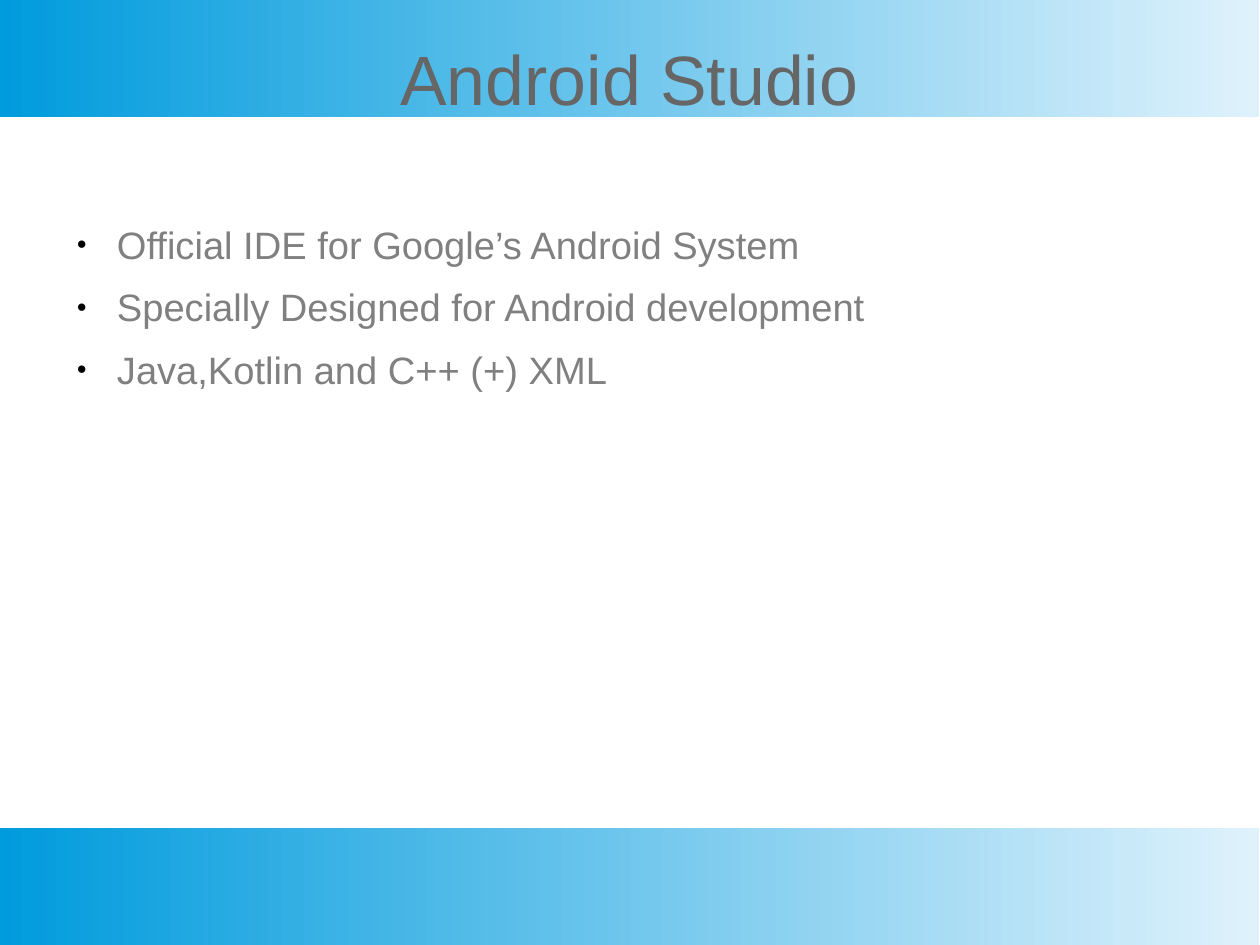
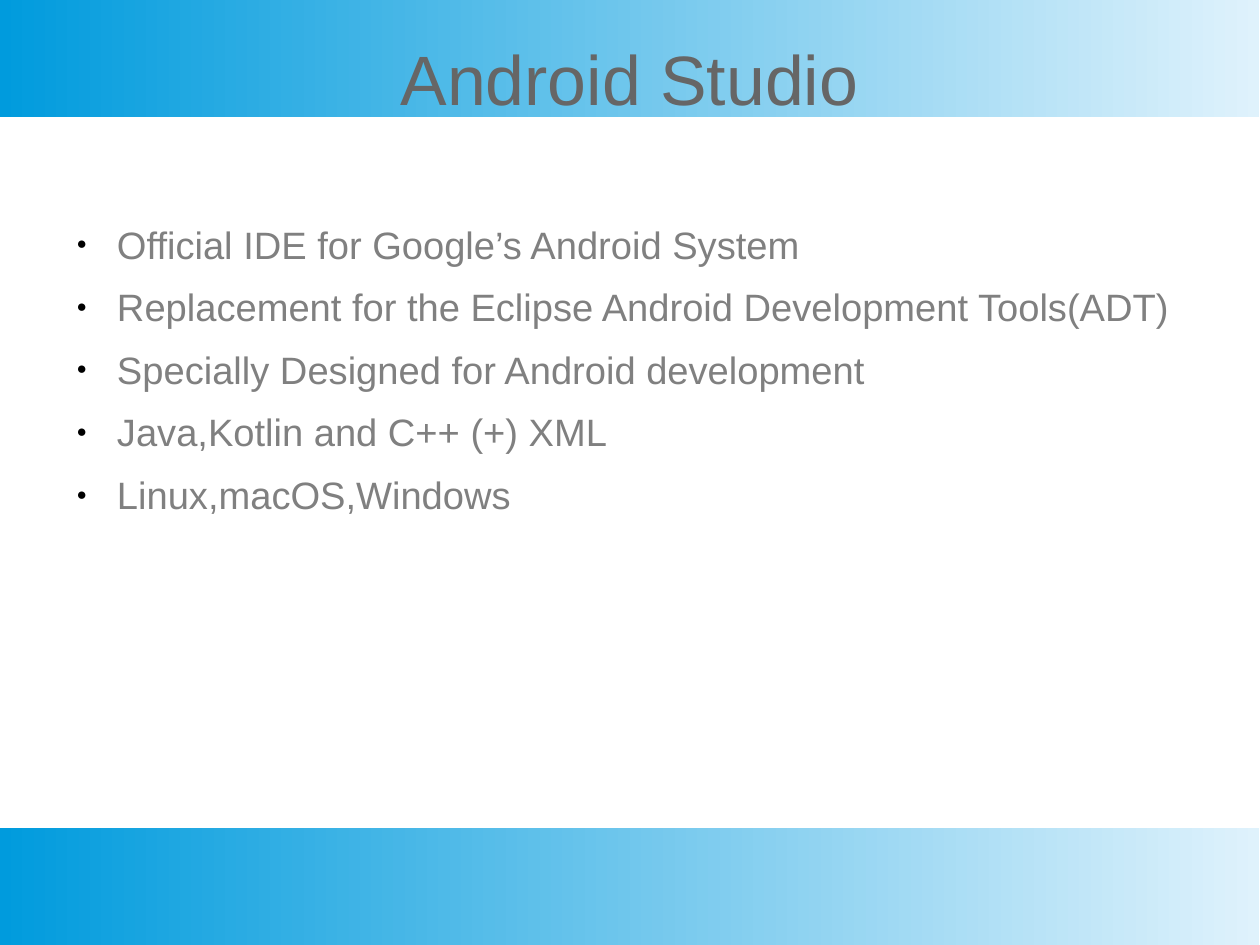
Before and after one commit to heinyekyaw/URSPPP, a slide deck: slide 9 of shout yay.pptx (slide 7 before the commit). Drawn at 1260x945 pixels with LibreOffice and Linux fonts; fonts in the diff are those of the drawing. Boxes give left, top, right and bottom in pixels: in the first picture for what was removed or moved away, otherwise in the second. Text is boxed around its words. In the diff, an @@ line names an element or a change of style, - is before the commit and + after.

```diff
--- a/shout yay.pptx
+++ b/shout yay.pptx
@@ text at <box>117,293,1169,329</box>: paragraph added @@
+● Replacement for the Eclipse Android Development Tools(ADT)
@@ text at <box>117,481,511,514</box>: paragraph added @@
+● Linux,macOS,Windows
```
Also in this commit, not shown: 4 other slides changed, 12 slides added.
